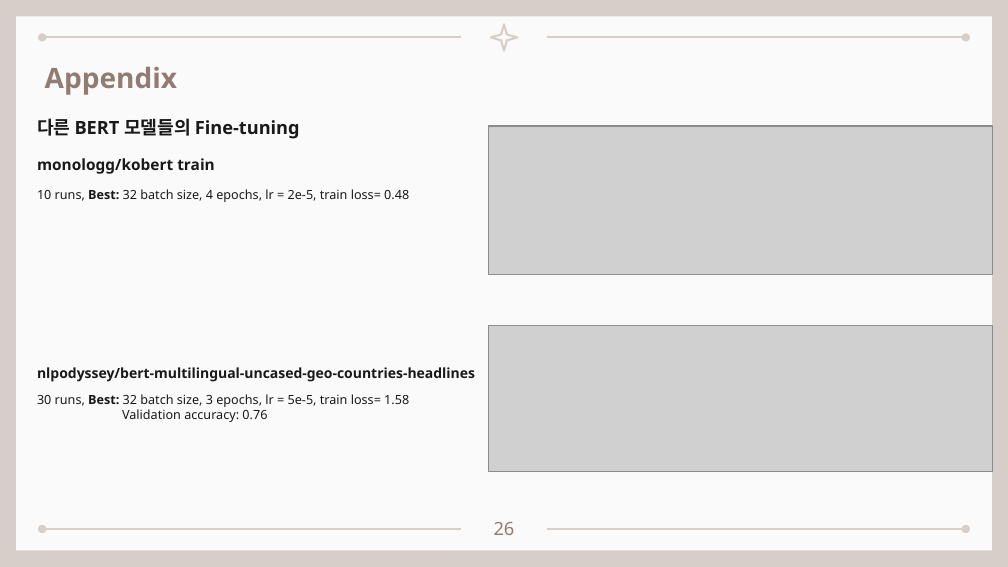
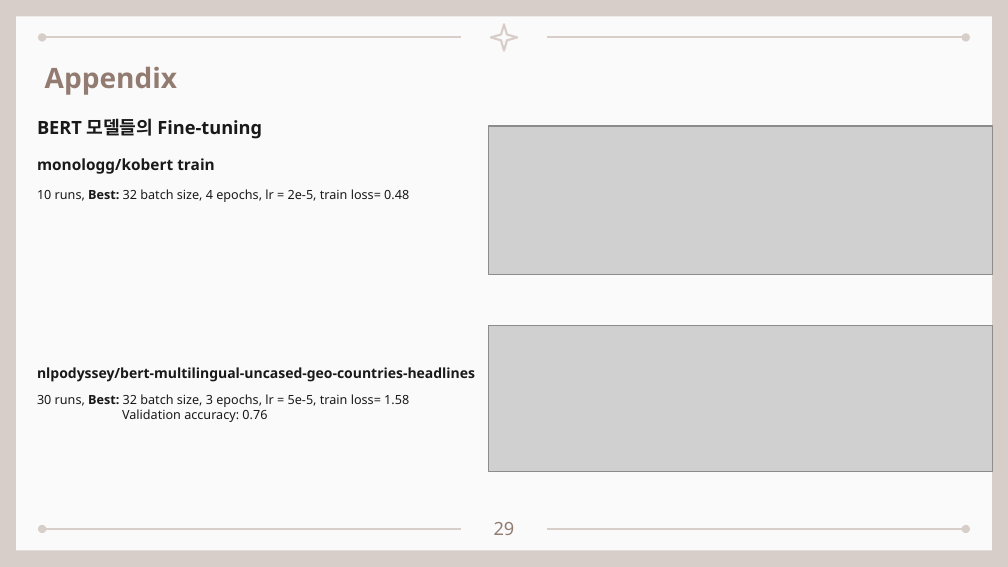
Before and after one commit to seungdeng/DELab, a slide deck: slide 29 of PPT/(이승건)250304_BERT멘토링리뷰.pptx (slide 26 before the commit). Drawn at 1008x567 pixels with LibreOffice and Linux fonts; fonts in the diff are those of the drawing; grey boxes stand for pictures. Boxes give left, top, right and bottom in pixels: in the first picture for what was removed or moved away, otherwise in the second. Text is boxed around its words. In the diff, an @@ line names an element or a change of style, - is before the commit and + after.

```diff
--- a/PPT/(이승건)250304_BERT멘토링리뷰.pptx
+++ b/PPT/(이승건)250304_BERT멘토링리뷰.pptx
@@ text at (37,118,262,139): text changed @@
-다른 BERT 모델들의 Fine-tuning
+BERT 모델들의 Fine-tuning
@@ page number at (494,522,515,535): text changed @@
-26
+29
```
Also in this commit, not shown: 18 other slides changed, 2 slides added, 1 other file.
